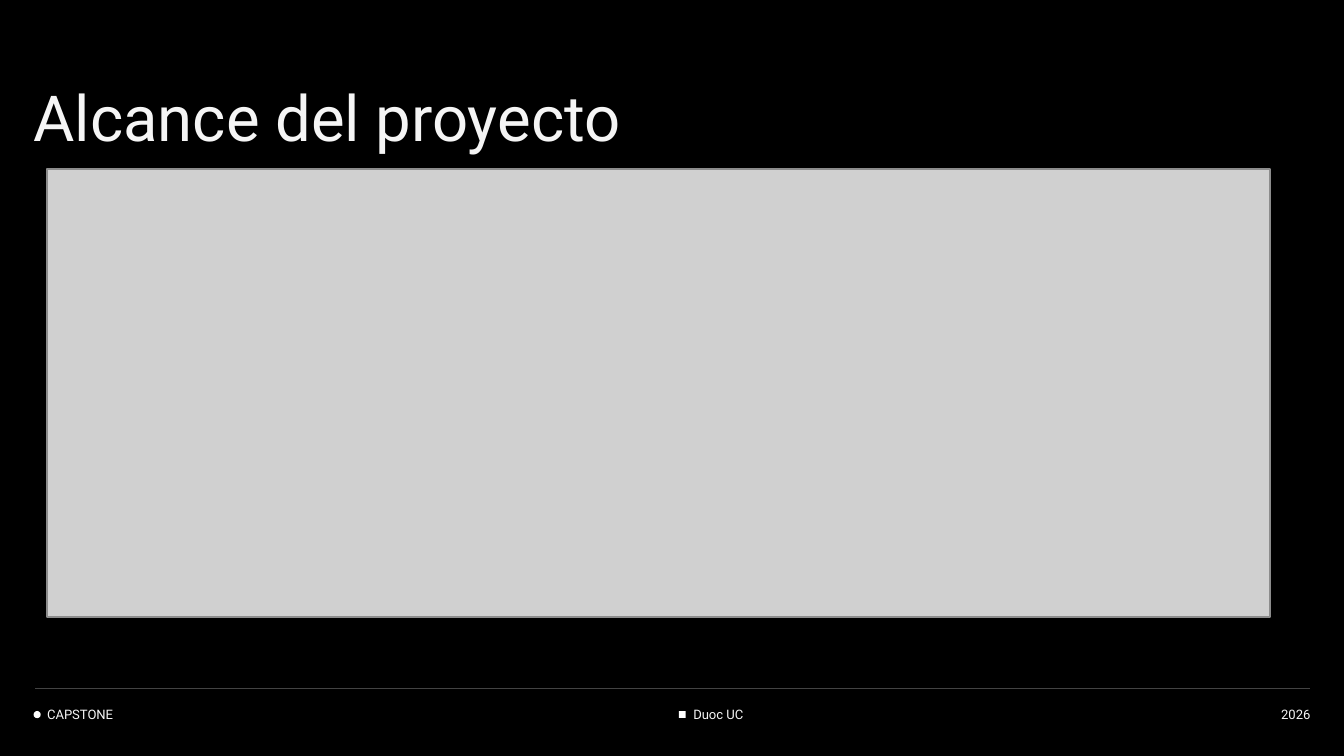
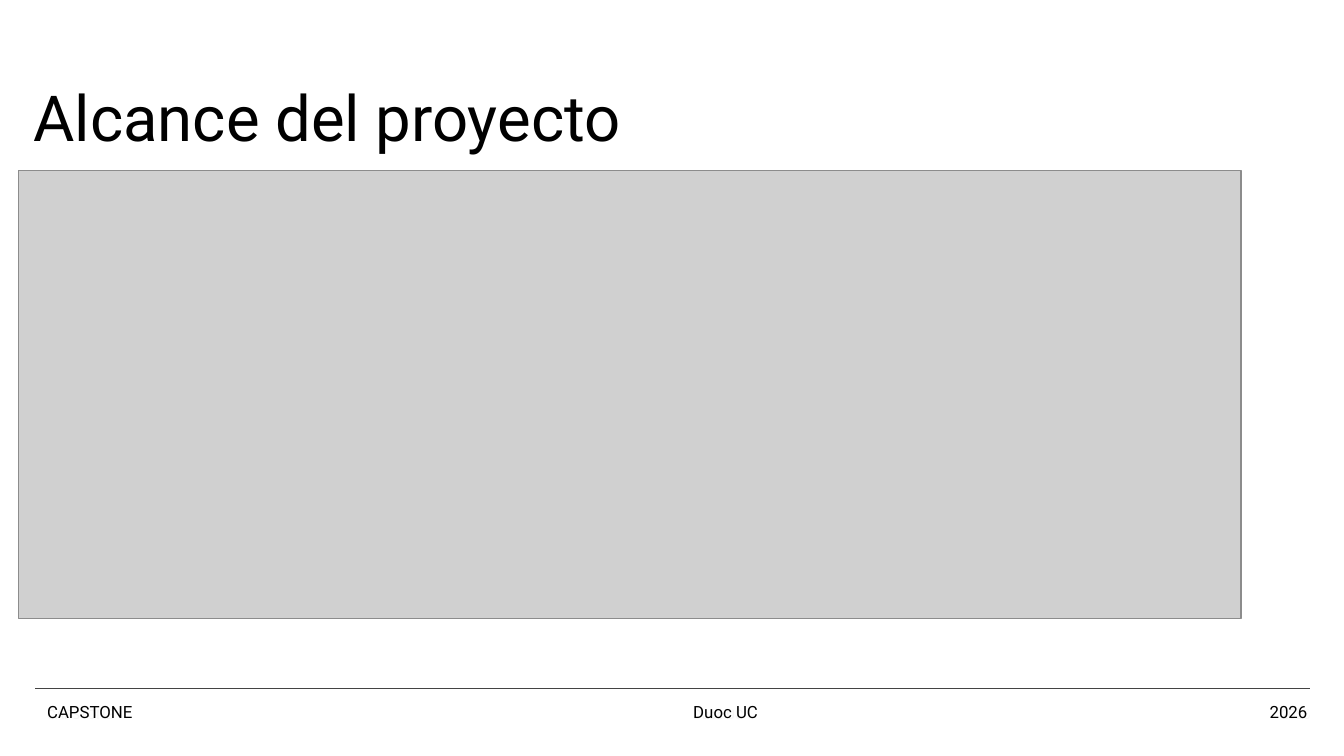
Before and after one commit to daniace1/capstone, a slide deck: slide 5 of Fase 2/Copia de Presentación Proyecto V2 (1).pptx (slide 6 before the commit). Drawn at 1344x756 pixels with LibreOffice and Linux fonts; fonts in the diff are those of the drawing; grey boxes stand for pictures. Boxes give left, top, right and bottom in pixels: in the first picture for what was removed or moved away, otherwise in the second. Text is boxed around its words. In the diff, an @@ line names an element or a change of style, - is before the commit and + after.

```diff
--- a/Fase 2/Copia de Presentación Proyecto V2 (1).pptx
+++ b/Fase 2/Copia de Presentación Proyecto V2 (1).pptx
@@ background #000000 to #FFFFFF @@
@@ title "Alcance del proyecto" at [34, 93, 621, 155]: text colour #F5F5F5 to #000000 @@
@@ picture: place and size @@
-picture at [47, 169, 1270, 617]
+picture at [19, 171, 1242, 618]
@@ ellipse removed at [34, 711, 40, 718] @@
@@ text added at [47, 706, 132, 719], 10 pt, text #FFFFFF @@
+CAPSTONE
@@ text added at [47, 707, 113, 719], 9 pt, text #000000 @@
+CAPSTONE
@@ subtitle added at [693, 706, 779, 719], 12 pt, text #FFFFFF @@
+Duoc UC
@@ text added at [693, 707, 743, 719], 9 pt, text #000000 @@
+Duoc UC
@@ text added at [1270, 706, 1308, 719], 10 pt, text #FFFFFF @@
+2026
@@ text added at [1281, 707, 1310, 719], 9 pt, text #000000 @@
+2026
```
Also in this commit, not shown: 9 other slides changed, 1 slide removed.
